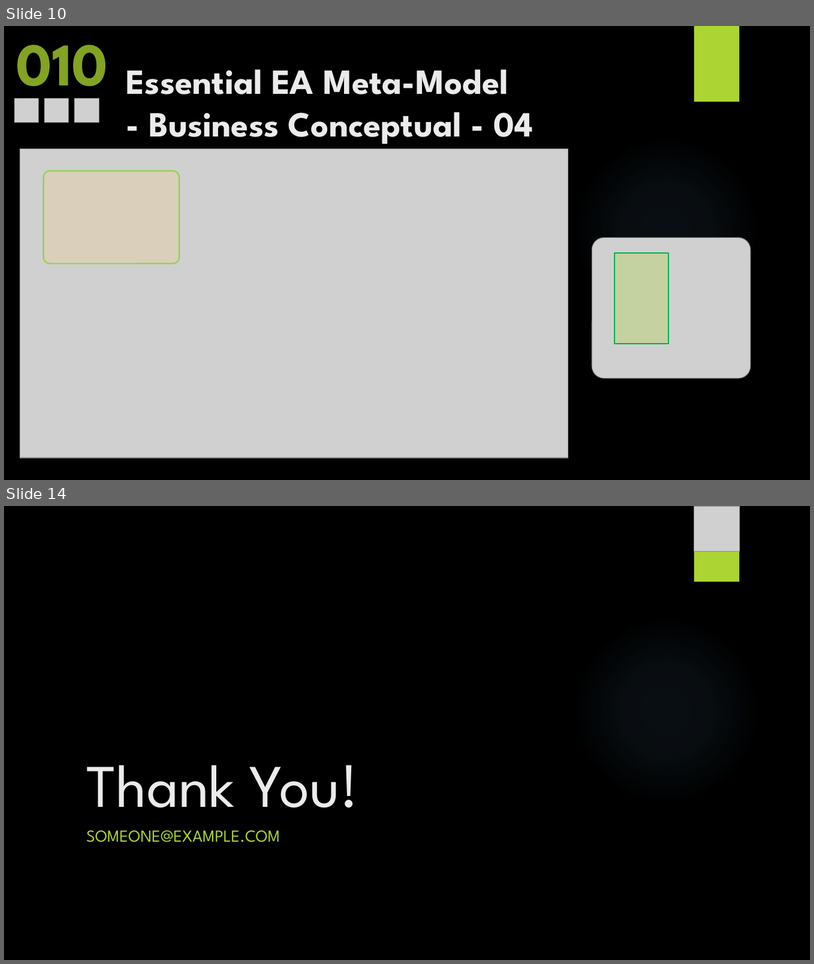
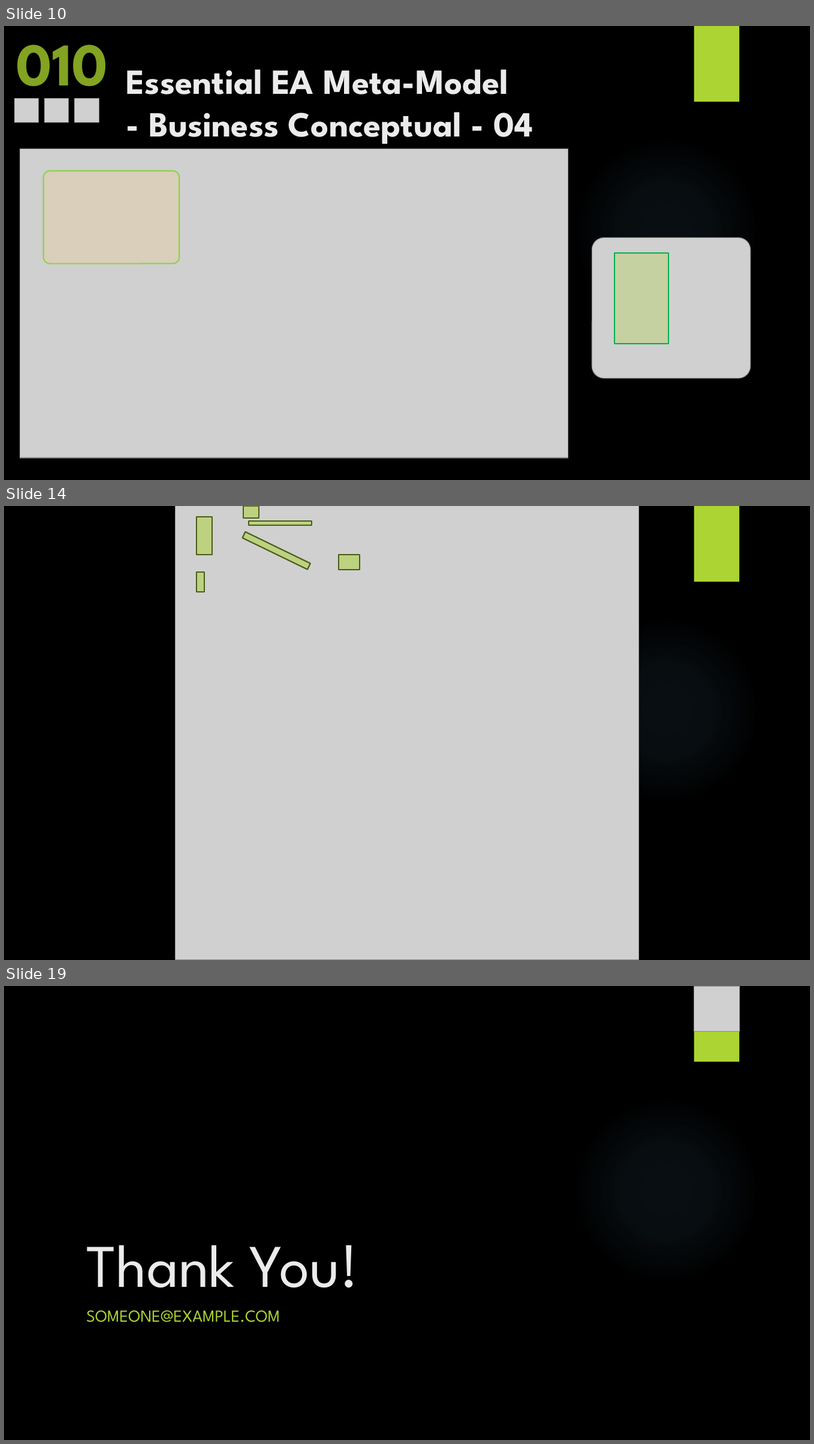
Before and after one commit to yasenstar/EA_MetaModel, a slide deck: Master_EAS_Meta-Model.pptx. Shown one above the other, each under a label of ours: slides 10 and 14 before the commit, slides 10, 14 and 19 after it; the slides between them are not shown. The pictures are 814x964 and 814x1444 pixels, drawn with LibreOffice and Linux fonts; fonts in the diff are those of the drawing; grey boxes stand for pictures; background and template pictures are left out. Boxes give left, top, right and bottom in pixels: in the first picture for what was removed or moved away, otherwise in the second. Text is boxed around its words. In the diff, an @@ line names an element or a change of style, - is before the commit and + after.

```diff
--- a/Master_EAS_Meta-Model.pptx
+++ b/Master_EAS_Meta-Model.pptx
@@ slide 14 added at (4, 506, 810, 960), background picture (left out); not listed: 2 template elements that a slide beside it also shows @@
@@ picture added at (175, 506, 639, 960) @@
@@ rectangle added at (197, 517, 213, 555), fill #ACD433 at 50% opacity, outline #4B5D16 1.5 pt @@
@@ rectangle added at (243, 506, 259, 518), fill #ACD433 at 50% opacity, outline #4B5D16 1.5 pt @@
@@ rectangle added at (249, 520, 312, 525), fill #ACD433 at 50% opacity, outline #4B5D16 1.5 pt @@
@@ rectangle added at (243, 532, 311, 570), fill #ACD433 at 50% opacity, outline #4B5D16 1.5 pt @@
@@ rectangle added at (339, 555, 360, 570), fill #ACD433 at 50% opacity, outline #4B5D16 1.5 pt @@
@@ rectangle added at (197, 572, 205, 592), fill #ACD433 at 50% opacity, outline #4B5D16 1.5 pt @@
@@ what was slide 14 is now slide 19 @@
```
Also in this commit, not shown: 4 slides changed, 4 other slides added, 8 other files.
